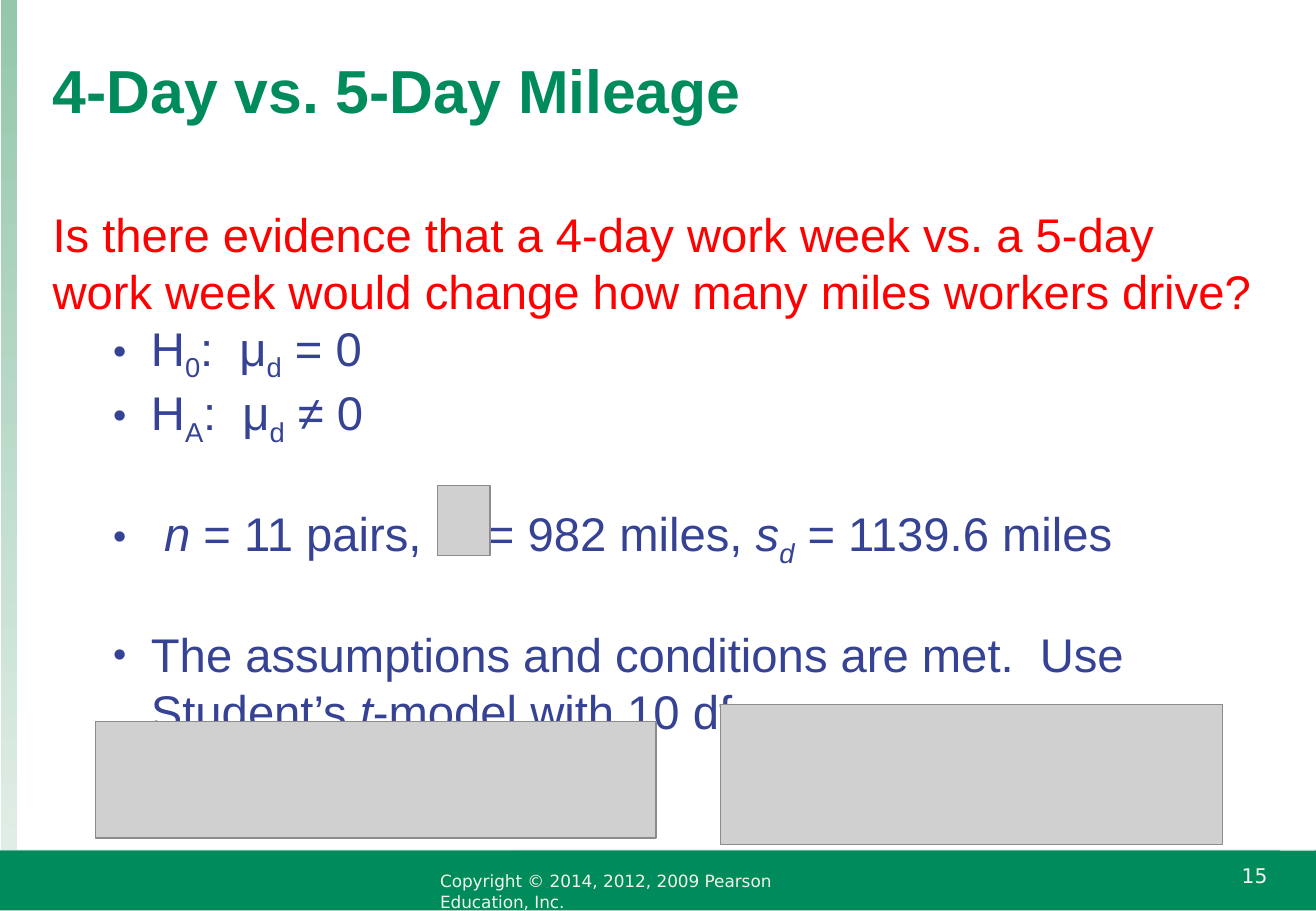
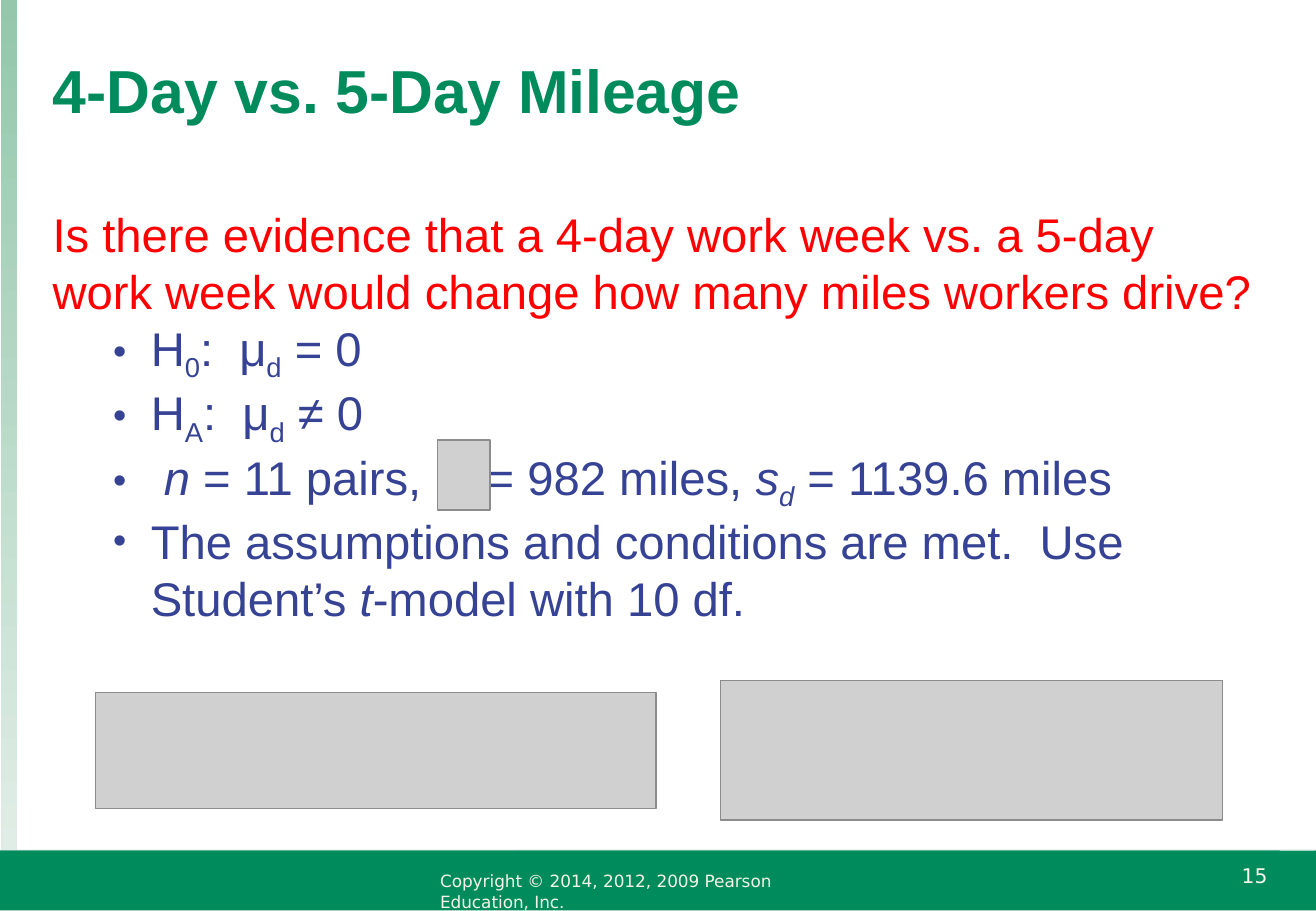
Before and after one commit to raffled/STAT111, a slide deck: slide 15 of week6/IS4_ppt_chapter21.ppt. Drawn at 1316x911 pixels with LibreOffice and Linux fonts; fonts in the diff are those of the drawing; grey boxes stand for pictures; background and template pictures are left out. Boxes give left, top, right and bottom in pixels: in the first picture for what was removed or moved away, otherwise in the second. Text is boxed around its words. In the diff, an @@ line names an element or a change of style, - is before the commit and + after.

```diff
--- a/week6/IS4_ppt_chapter21.ppt
+++ b/week6/IS4_ppt_chapter21.ppt
@@ text "Is there evidence that a ..." rewrapped from [53,217,1251,739] to [53,217,1251,617] @@
@@ picture: place and size @@
-picture at [437,486,489,556]
+picture at [437,439,489,510]
@@ picture: place and size @@
-picture at [720,704,1221,844]
+picture at [720,680,1221,819]
@@ picture: place and size @@
-picture at [95,721,656,838]
+picture at [95,692,656,809]
```
Also in this commit, not shown: 3 other slides changed, 6 other files.
